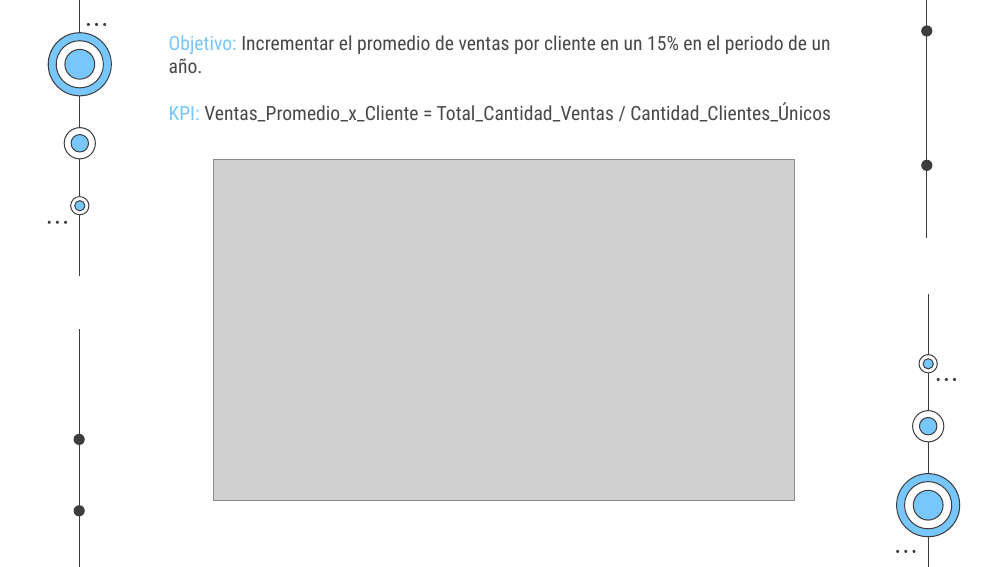
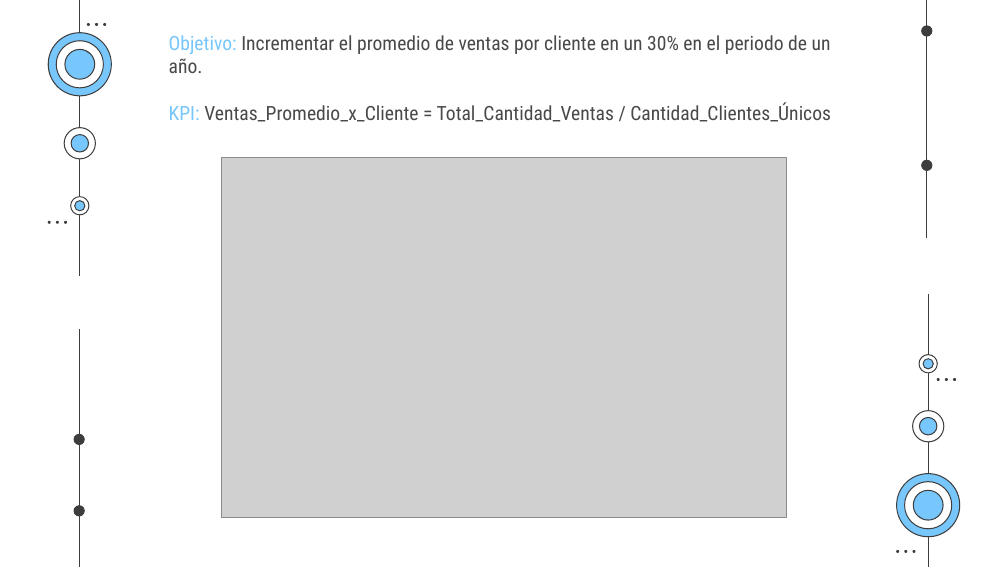
Before and after one commit to ronalcabrera/PG_Olist, a slide deck: slide 8 of Semana1/DEMO Semana1.pptx. Drawn at 1008x567 pixels with LibreOffice and Linux fonts; fonts in the diff are those of the drawing; grey boxes stand for pictures. Boxes give left, top, right and bottom in pixels: in the first picture for what was removed or moved away, otherwise in the second. Text is boxed around its words. In the diff, an @@ line names an element or a change of style, - is before the commit and + after.

```diff
--- a/Semana1/DEMO Semana1.pptx
+++ b/Semana1/DEMO Semana1.pptx
@@ text at bbox=[169, 35, 831, 73]: text changed @@
-Objetivo: Incrementar el promedio de ventas por cliente en un 15% en el periodo de un año.
+Objetivo: Incrementar el promedio de ventas por cliente en un 30% en el periodo de un año.
@@ picture: place and size @@
-picture at bbox=[213, 159, 794, 500]
+picture at bbox=[222, 157, 786, 518]
```
Also in this commit, not shown: 5 other slides changed, 1 other file.
